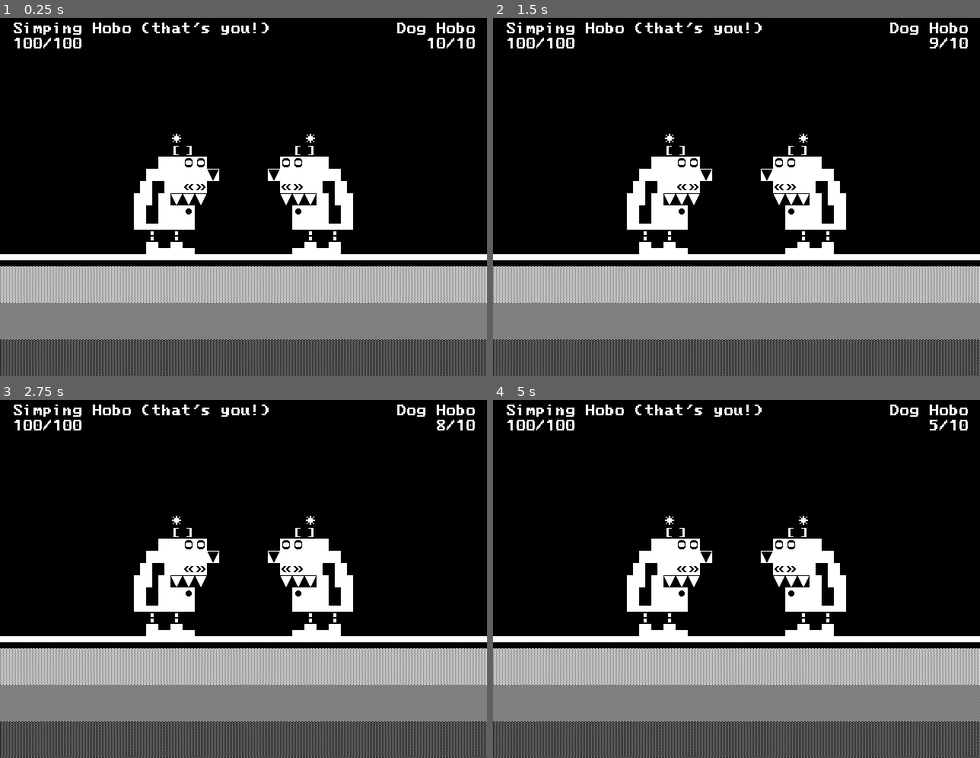
Above: before the commit, frames 1-4 (two rows, left to right).
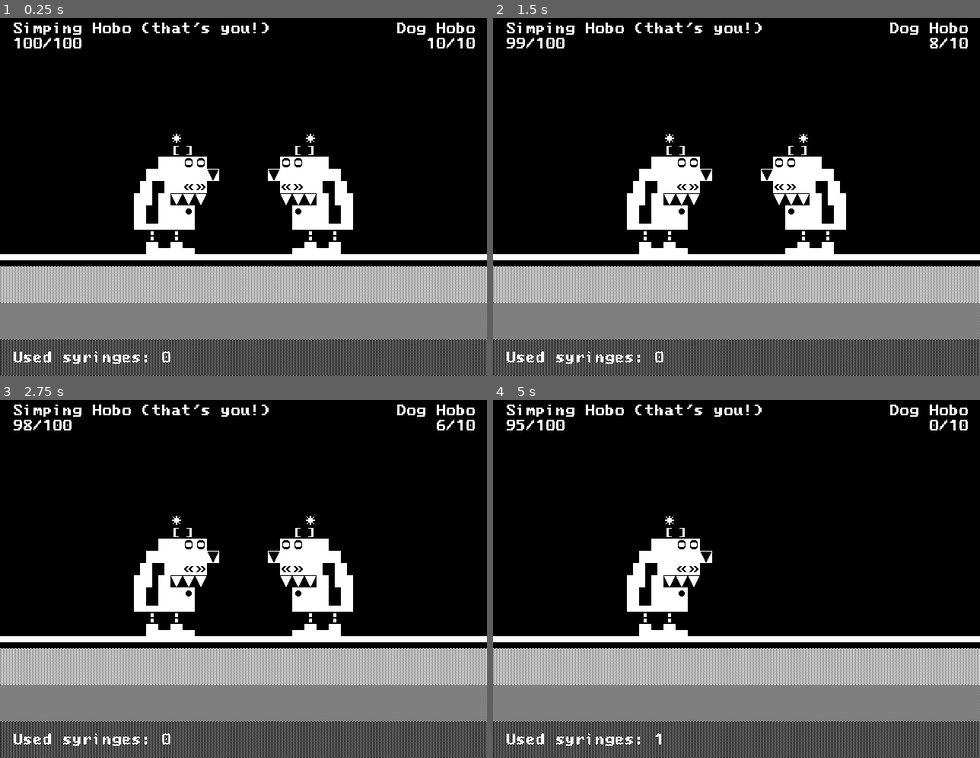
Above: after the commit, the same moments.

Repository: 2shady4u/hobo-battle-arena
Game: Godot game, scene res://src/Game.tscn
The game is run twice, just before and just after one commit, with the same random seed, the same clock (stepped at 60 frames per second) and the same inputs.
Inputs:
- Up to frame 1 (0.25 s): no input
- Up to frame 2 (1.5 s): tap Enter at 0.5 s; tap Space at 1.25 s
- Up to frame 3 (2.75 s): no input
- Up to frame 4 (5 s): tap Enter at 2.75, 4.25 s; tap Space at 3.5 s

The runs differ from the first frame. In frame 1, 0.2% of the frame differs, in the area x 2-35%, y 93-97%; in frame 2, 0.4%; in frame 3, 0.4%; in frame 4, 2.9%, in the area x 2-92%, y 5-97%.

Commit message:
Add CurrencyLabel & Hook up Unix time

Diff:
--- a/godot_project/resources/hobo_monsters/DogHobo.tres
+++ b/godot_project/resources/hobo_monsters/DogHobo.tres
@@ -9,4 +9,5 @@
 health_points = 10
 attack_damage = 1
 attack_speed = 1
+currency_on_death = 1
 texture = ExtResource( 2 )
--- a/godot_project/src/autoload/State.gd
+++ b/godot_project/src/autoload/State.gd
@@ -36,6 +36,7 @@
 
 func save_game_to_file():
 	print("Saving game to file")
+	saved_game.unix_time = OS.get_unix_time()
 
 	ResourceSaver.save(SAVE_PATH, saved_game)
 	ResourceSaver.save("res://saved_game_debug.tres", saved_game)
--- a/godot_project/src/autoload/state/SavedGame.gd
+++ b/godot_project/src/autoload/state/SavedGame.gd
@@ -4,3 +4,16 @@
 
 func _init():
 	add_property("currency", 0)
+	add_property("unix_time", OS.get_unix_time())
+
+func get_player_max_health() -> int:
+	# TODO: Add some crazy algorithm that calculates the player's max health!
+	return 100
+
+func get_player_attack_damage() -> int:
+	# TODO: Add some crazy algorithm that calculates the player's attack damage
+	return 2
+
+func get_player_attack_speed() -> int:
+	# TODO: Add some crazy algorithm that calculates the player's attack speed
+	return 1
--- a/godot_project/src/game/BattleUI.gd
+++ b/godot_project/src/game/BattleUI.gd
@@ -2,6 +2,7 @@
 
 const PLAYER_NAME := "{0} Hobo (that's you!)"
 const HEALTH_BAR := "{0}/{1}"
+const CURRENCY_LABEL := "Used syringes: {0}"
 
 onready var _player_name_label := $MarginContainer/HB/PlayerVBox/NameLabel
 onready var _player_health_label := $MarginContainer/HB/PlayerVBox/HealthLabel
@@ -10,14 +11,20 @@
 onready var _monster_health_label := $MarginContainer/HB/MonsterVBox/HealthLabel
 
 onready var _monster_sprite := $HoboMonster
+onready var _player_sprite := $Player
 
 onready var _player_cooldown_timer := $Player/CooldownTimer
 onready var _monster_cooldown_timer := $HoboMonster/CooldownTimer
+
+onready var _currency_label := $MarginContainer/CurrencyLabel
 
 onready var _respawn_timer := $RespawnTimer
 
 var monster : HoboMonster = load("res://resources/hobo_monsters/DogHobo.tres")
 var monster_health := 0
+var player_health := 0
+
+var saved_game : SavedGame = null
 
 func _ready() -> void:
 	randomize()
@@ -31,28 +38,51 @@
 	_monster_cooldown_timer.connect("timeout", self, "_on_monster_cooldown_timeout")
 	_respawn_timer.connect("timeout", self, "_on_respawn_timer_timeout")
 
+	saved_game = State.saved_game
+	saved_game.connect_node_to_setting("currency", self, "_on_currency_changed")
+	_on_currency_changed(saved_game.currency)
+
+	_spawn_player()
 	_spawn_monster()
 
 func _on_player_cooldown_timeout() -> void:
-	monster_health -= 1
+	monster_health -= saved_game.get_player_attack_damage()
 	if monster_health <= 0:
+		saved_game.currency += monster.currency_on_death
 		_despawn_monster()
 		_respawn_timer.start()
 
 	update_monster_health_label()
 
 func _on_monster_cooldown_timeout() -> void:
-	pass
+	player_health -= monster.attack_damage
+	if player_health <= 0:
+		pass
+
+	update_player_health_label()
 
 func _on_respawn_timer_timeout() -> void:
 	_spawn_monster()
+
+func _on_currency_changed(currency : int) -> void:
+	_currency_label.text = CURRENCY_LABEL.format([currency])
+
+func _on_player_max_health_changed(player_max_health : int) -> void:
+	update_player_health_label()
+
+func _spawn_player() -> void:
+	var max_health : int = saved_game.get_player_max_health()
+	player_health = max_health
+	update_player_health_label()
+
+	_player_sprite.visible = true
 
 func _spawn_monster() -> void:
 	_monster_sprite.texture = monster.texture
 	_monster_name_label.text = monster.name
 
-	var max_health_points : int = monster.health_points
-	monster_health = max_health_points
+	var max_health : int = monster.health_points
+	monster_health = max_health
 	update_monster_health_label()
 
 	_monster_sprite.visible = true
@@ -65,8 +95,12 @@
 	_monster_cooldown_timer.stop()
 
 func update_monster_health_label() -> void:
-	var max_health_points : int = monster.health_points
-	_monster_health_label.text = HEALTH_BAR.format([monster_health, max_health_points])
+	var max_health : int = monster.health_points
+	_monster_health_label.text = HEALTH_BAR.format([monster_health, max_health])
+
+func update_player_health_label() -> void:
+	var max_health : int = saved_game.get_player_max_health()
+	_player_health_label.text = HEALTH_BAR.format([player_health, max_health])
 
 const EPITHETS := [
 	"pathetic",
--- a/godot_project/src/game/BattleUI.tscn
+++ b/godot_project/src/game/BattleUI.tscn
@@ -118,5 +118,13 @@
 text = "100/100"
 align = 2
 
+[node name="CurrencyLabel" type="Label" parent="MarginContainer"]
+margin_left = 16.0
+margin_top = 448.0
+margin_right = 624.0
+margin_bottom = 464.0
+size_flags_vertical = 8
+text = "Used syringes: 10"
+
 [node name="RespawnTimer" type="Timer" parent="."]
 one_shot = true
--- a/godot_project/src/resources/HoboMonster.gd
+++ b/godot_project/src/resources/HoboMonster.gd
@@ -3,9 +3,10 @@
 extends HoboResource
 
 func _init():
-	add_property("name", "")
-	add_property("health_points", 0)
-	add_property("attack_damage", 0)
-	add_property("attack_speed", 0)
+	add_property("name", "Hobo Monster")
+	add_property("health_points", 10)
+	add_property("attack_damage", 1)
+	add_property("attack_speed", 1)
+	add_property("currency_on_death", 1)
 
 	add_property("texture", preload("res://textures/doghobo.png"))
